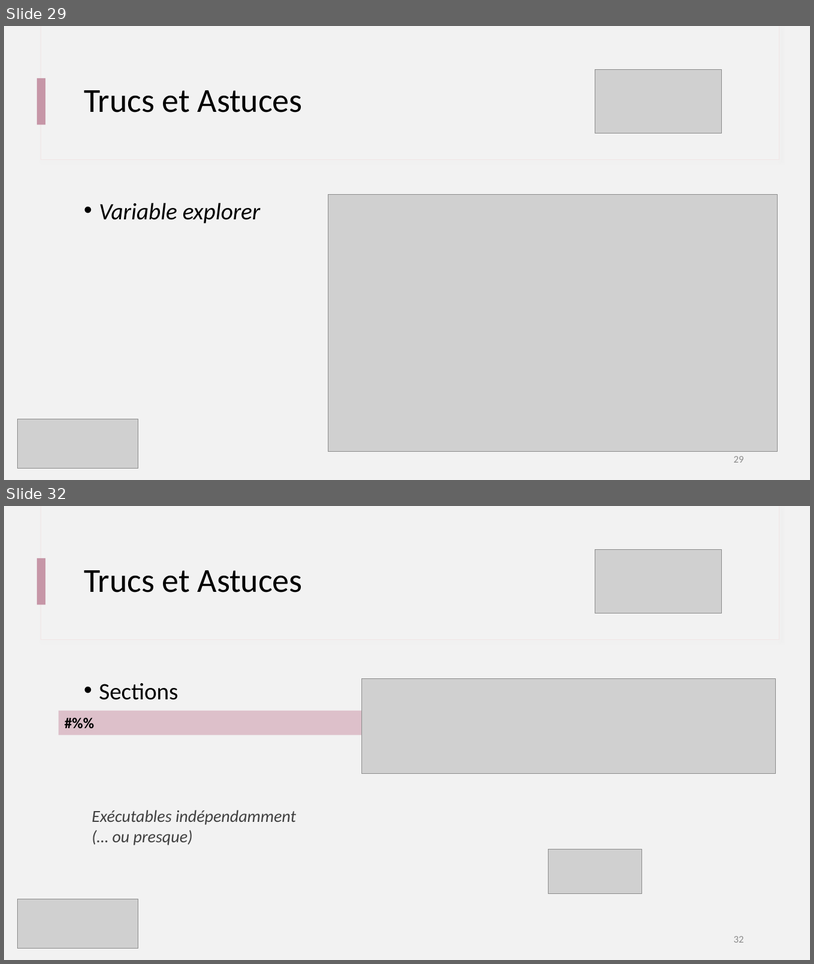
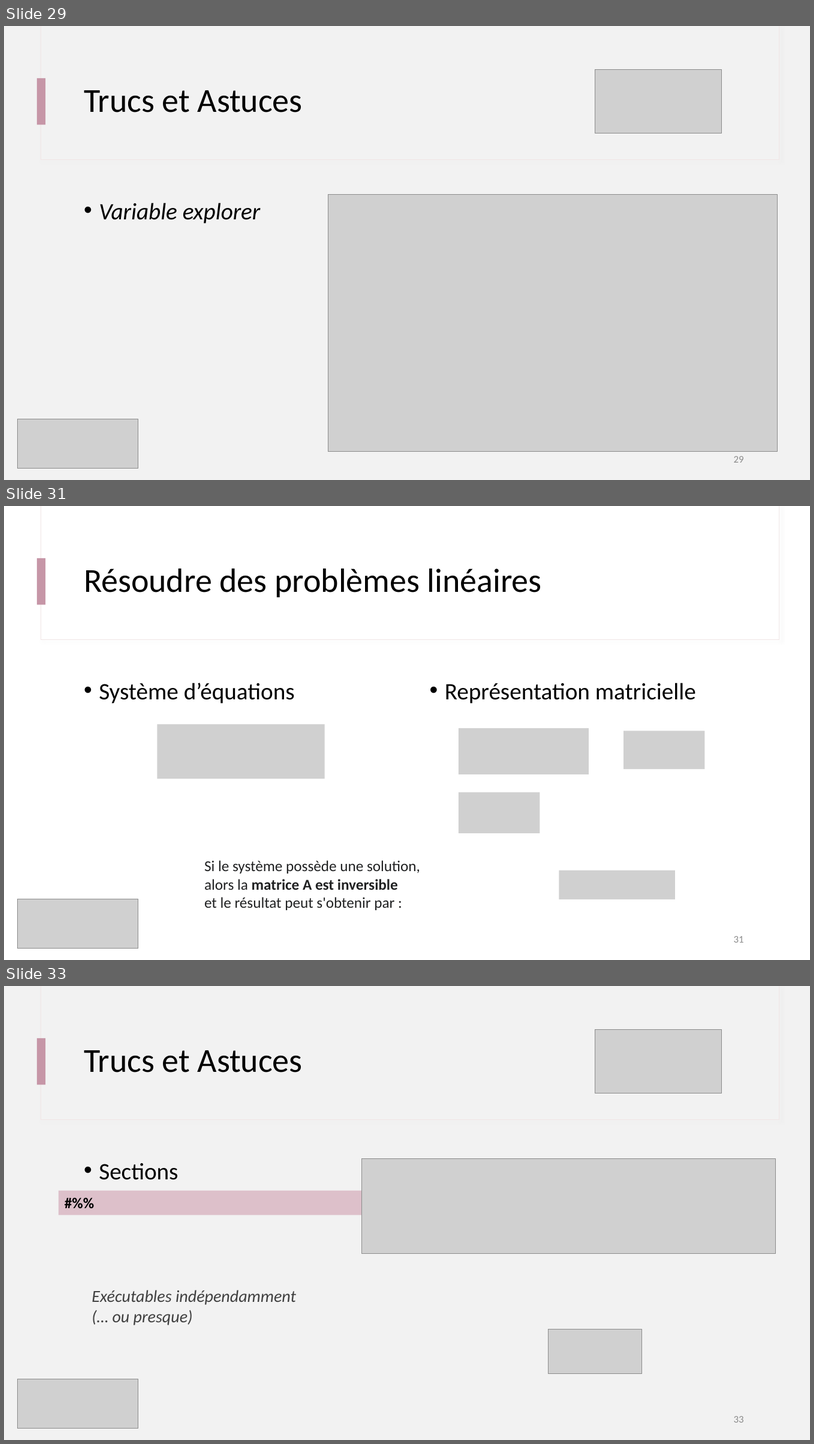
Before and after one commit to IOGS-Digital-Methods/semester-5, a slide deck: s5_outils_numeriques/b1_outils_numeriques/seance1_demistifier_python/B1_1_Demystifier_Python.pptx. Shown one above the other, each under a label of ours: slides 29 and 32 before the commit, slides 29, 31 and 33 after it; the slides between them are not shown. The pictures are 814x964 and 814x1444 pixels, drawn with LibreOffice and Linux fonts; fonts in the diff are those of the drawing; grey boxes stand for pictures. Boxes give left, top, right and bottom in pixels: in the first picture for what was removed or moved away, otherwise in the second. Text is boxed around its words. In the diff, an @@ line names an element or a change of style, - is before the commit and + after.

```diff
--- a/s5_outils_numeriques/b1_outils_numeriques/seance1_demistifier_python/B1_1_Demystifier_Python.pptx
+++ b/s5_outils_numeriques/b1_outils_numeriques/seance1_demistifier_python/B1_1_Demystifier_Python.pptx
@@ slide 31 added at (4, 506, 810, 960), background #FFFFFF; not listed: 1 template element that a slide beside it also shows @@
@@ rectangle added at (41, 506, 780, 640), fill #FFFFFF, outline #F0E5E5 0.75 pt @@
@@ rectangle added at (42, 506, 780, 639), fill #FFFFFF @@
@@ title added at (84, 568, 542, 597), 40 pt, text #000000 @@
+Résoudre des problèmes linéaires
@@ text added at (99, 682, 295, 703), 28 pt, text #000000 @@
+• Système d’équations
@@ text added at (445, 682, 696, 703), 28 pt, text #000000 @@
+• Représentation matricielle
@@ picture added at (157, 724, 324, 779) @@
@@ picture added at (459, 728, 589, 774) @@
@@ picture added at (624, 730, 705, 769) @@
@@ picture added at (459, 792, 540, 833) @@
@@ text added at (204, 860, 420, 910), 18 pt, text #202122 @@
+Si le système possède une solution,
+alors la matrice A est inversible
+et le résultat peut s'obtenir par :
@@ picture added at (560, 870, 675, 899) @@
@@ picture added at (17, 898, 138, 948) @@
@@ page number added at (734, 936, 744, 942), 12 pt, text #8C8C8C @@
+31
@@ what was slide 32 is now slide 33 @@
@@ page number at (734, 1416, 744, 1422): text changed @@
-32
+33
```
Also in this commit, not shown: 1 slide changed, 2 other slides added, 4 other files.
